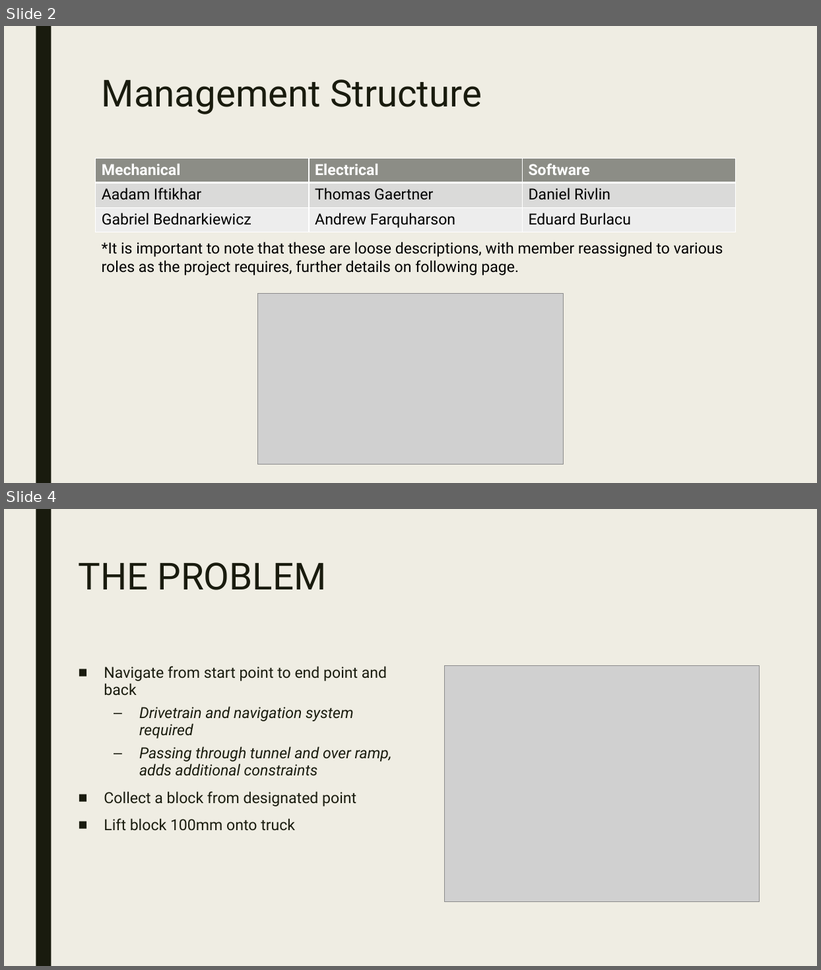
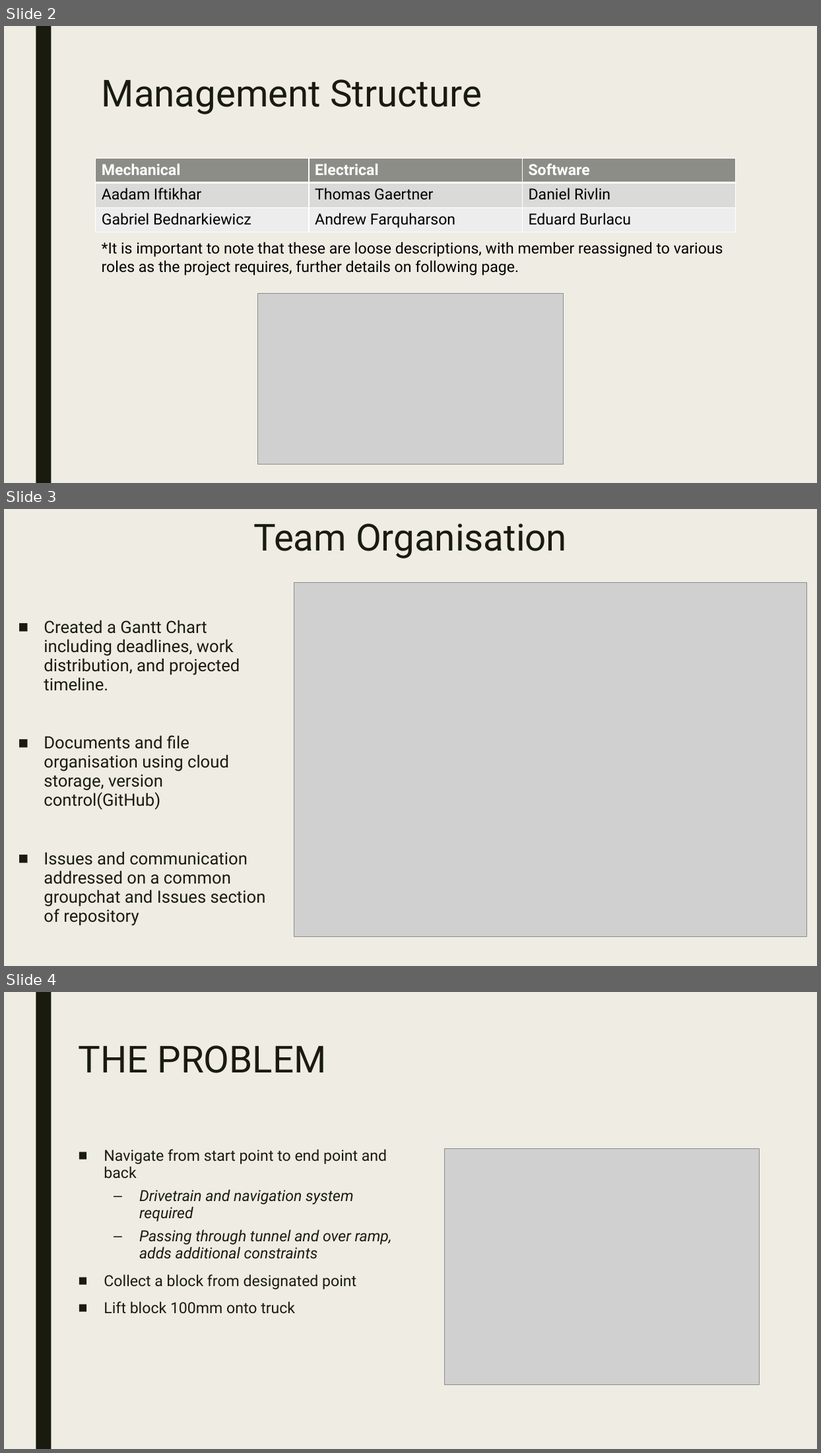
Before and after one commit to eduardburlacu/IDP, a slide deck: Non-Technical/Project Management/Introductory Presentation IDP.pptx. Shown one above the other, each under a label of ours: slides 2 and 4 before the commit, slides 2, 3 and 4 after it; the slides between them are not shown. The pictures are 821x970 and 821x1453 pixels, drawn with LibreOffice and Linux fonts; fonts in the diff are those of the drawing; grey boxes stand for pictures. Boxes give left, top, right and bottom in pixels: in the first picture for what was removed or moved away, otherwise in the second. Text is boxed around its words. In the diff, an @@ line names an element or a change of style, - is before the commit and + after.

```diff
--- a/Non-Technical/Project Management/Introductory Presentation IDP.pptx
+++ b/Non-Technical/Project Management/Introductory Presentation IDP.pptx
@@ slide 3 added at [4,509,817,966], background #EFEDE3; not listed: 1 template element that a slide beside it also shows @@
@@ rectangle added at [4,509,817,966], fill #EFEDE3 @@
@@ title added at [253,524,567,559], 44 pt, text #191B0E @@
+Team Organisation
@@ picture added at [294,583,807,937] @@
@@ text added at [44,620,266,926], 20 pt, text #191B0E @@
+■ Created a Gantt Chart including deadlines, work distribution, and projected timeline.
+■ Documents and file organisation using cloud storage, version control(GitHub)
+■ Issues and communication addressed on a common groupchat and Issues section of repository
```
Also in this commit, not shown: 1 slide changed, 1 other slide added, 1 slide removed.
